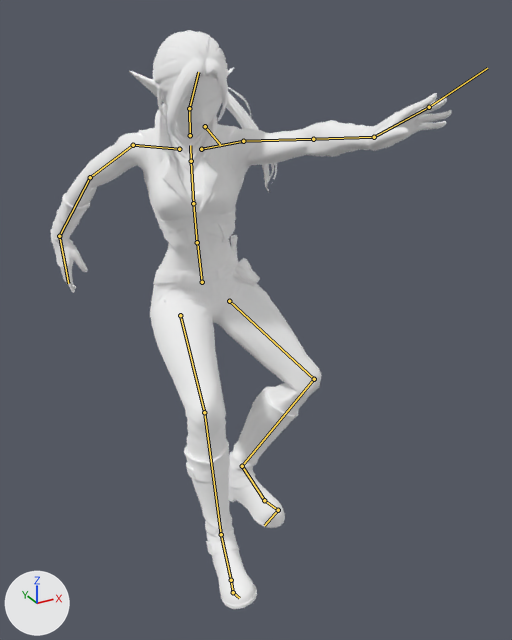
An edit to the glTF model assets/characters/dark_elf_wanderer.glb, drawn before and after from the same camera.
Rendered twice from a camera (50 mm lens) standing at (-0.811, -1.84, 1.651) and looking at (0.071, -0.236, 0.85). The axes (+X, +Y, +Z) are drawn at lower left. The lights are the same throughout. The older version comes first. Both versions are drawn at frame 6 of the action 'Mq_Thrust'; the numbers are the values there. The bones that change, and the others that lie on the model, are drawn over the model as lines.

Objects in the first picture: 'output'.
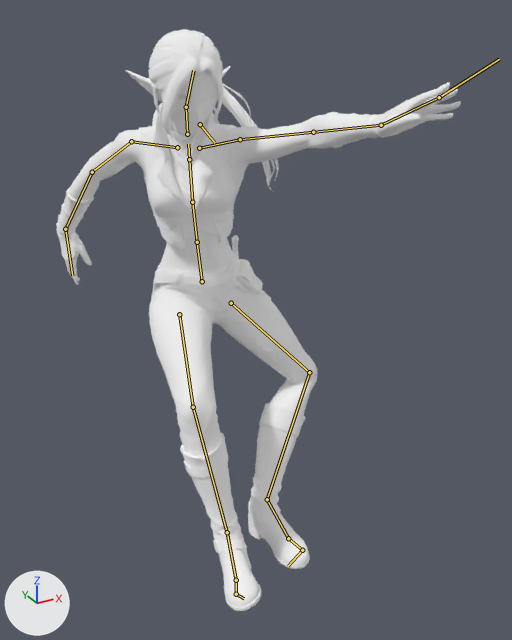
Pixel boxes (x1, y1, x2, y2) of what changed, in the pictures (512 x 640 px):
'output', posed: before (50, 30, 452, 609); after (56, 29, 461, 611)
bone 'mixamorig:Hips', root to tip: before (202, 282) to (197, 243); after (202, 281) to (197, 243)
bone 'mixamorig:Spine', root to tip: before (197, 242) to (193, 203); after (197, 242) to (192, 202)
bone 'mixamorig:Spine1', root to tip: before (193, 203) to (191, 161); after (192, 202) to (189, 159)
bone 'mixamorig:Head', root to tip: before (189, 108) to (198, 72); after (186, 107) to (193, 70)
bone 'mixamorig:LeftShoulder', root to tip: before (201, 149) to (243, 141); after (199, 148) to (240, 139)
bone 'mixamorig:LeftArm', root to tip: before (243, 141) to (313, 139); after (240, 139) to (313, 132)
bone 'mixamorig:LeftHand', root to tip: before (374, 137) to (429, 107); after (381, 125) to (439, 97)
bone 'mixamorig:LeftHandMiddle4', root to tip: before (429, 107) to (487, 68); after (439, 97) to (499, 59)
bone 'mixamorig:RightShoulder', root to tip: before (179, 149) to (133, 145); after (177, 147) to (131, 141)
bone 'mixamorig:RightArm', root to tip: before (133, 145) to (90, 177); after (131, 141) to (92, 172)
bone 'mixamorig:RightForeArm', root to tip: before (90, 177) to (59, 236); after (92, 172) to (65, 229)
bone 'mixamorig:RightHand', root to tip: before (59, 236) to (68, 283); after (65, 229) to (72, 275)
bone 'mixamorig:LeftUpLeg', root to tip: before (229, 301) to (314, 379); after (231, 303) to (309, 372)
bone 'mixamorig:LeftLeg', root to tip: before (314, 379) to (242, 466); after (309, 372) to (267, 499)
bone 'mixamorig:LeftFoot', root to tip: before (242, 466) to (264, 500); after (267, 499) to (288, 538)
bone 'mixamorig:LeftToeBase', root to tip: before (264, 500) to (278, 510); after (288, 538) to (302, 550)
bone 'mixamorig:RightUpLeg', root to tip: before (180, 315) to (204, 412); after (179, 314) to (193, 407)
bone 'mixamorig:RightLeg', root to tip: before (204, 412) to (221, 534); after (193, 407) to (227, 532)
bone 'mixamorig:RightFoot', root to tip: before (221, 534) to (231, 580); after (227, 532) to (236, 580)

The change in detail:
Bone 'mixamorig:Hips' (bone_mixamorig_hips) turns from (-1, 0, 5) to (-4, -7, 5) degrees about its own x, y and z.
Bone 'mixamorig:Spine' (bone_mixamorig_spine) turns from (8, -7, 1) to (9, -7, 1) degrees about its own x, y and z.
Bone 'mixamorig:Spine1' (bone_mixamorig_spine1) turns from (3, -13, -2) to (4, -12, -2) degrees about its own x, y and z.
Bone 'mixamorig:Head' (bone_mixamorig_head) turns from (-20, 24, -15) to (-22, 27, -17) degrees about its own x, y and z.
Bone 'mixamorig:LeftShoulder' (bone_mixamorig_leftshoulder) turns from (15, 10, -28) to (16, 10, -26) degrees about its own x, y and z.
Bone 'mixamorig:LeftArm' (bone_mixamorig_leftarm) turns from (7, -21, 17) to (-1, -17, 14) degrees about its own x, y and z.
Bone 'mixamorig:LeftHand' (bone_mixamorig_lefthand) turns from (-35, -27, 13) to (-36, -35, 11) degrees about its own x, y and z.
Bone 'mixamorig:LeftHandMiddle4' (bone_mixamorig_lefthandmiddle4) turns from (4, -12, -4) to (7, -12, -4) degrees about its own x, y and z.
Bone 'mixamorig:RightShoulder' (bone_mixamorig_rightshoulder) turns from (9, -11, 9) to (10, -11, 9) degrees about its own x, y and z.
Bone 'mixamorig:RightArm' (bone_mixamorig_rightarm) turns from (-21, -41, 62) to (-23, -44, 64) degrees about its own x, y and z.
Bone 'mixamorig:RightForeArm' (bone_mixamorig_rightforearm) turns from (20, 1, -3) to (21, 2, -4) degrees about its own x, y and z.
Bone 'mixamorig:RightHand' (bone_mixamorig_righthand) turns from (39, 33, 2) to (33, 30, -1) degrees about its own x, y and z.
Bone 'mixamorig:LeftUpLeg' (bone_mixamorig_leftupleg) turns from (-36, -26, -11) to (-3, -23, -32) degrees about its own x, y and z.
Bone 'mixamorig:LeftLeg' (bone_mixamorig_leftleg) turns from (66, -23, 19) to (1, -30, 69) degrees about its own x, y and z.
Bone 'mixamorig:LeftFoot' (bone_mixamorig_leftfoot) turns from (-26, 27, -21) to (6, 63, -4) degrees about its own x, y and z.
Bone 'mixamorig:LeftToeBase' (bone_mixamorig_lefttoebase) turns from (3, -2, -4) to (2, -1, 0) degrees about its own x, y and z.
Bone 'mixamorig:RightUpLeg' (bone_mixamorig_rightupleg) turns from (-57, 18, 2) to (-60, 18, -1) degrees about its own x, y and z.
Bone 'mixamorig:RightLeg' (bone_mixamorig_rightleg) turns from (52, 1, -3) to (53, 4, -5) degrees about its own x, y and z.
Bone 'mixamorig:RightFoot' (bone_mixamorig_rightfoot) turns from (-12, -3, -2) to (-6, -6, -3) degrees about its own x, y and z.
